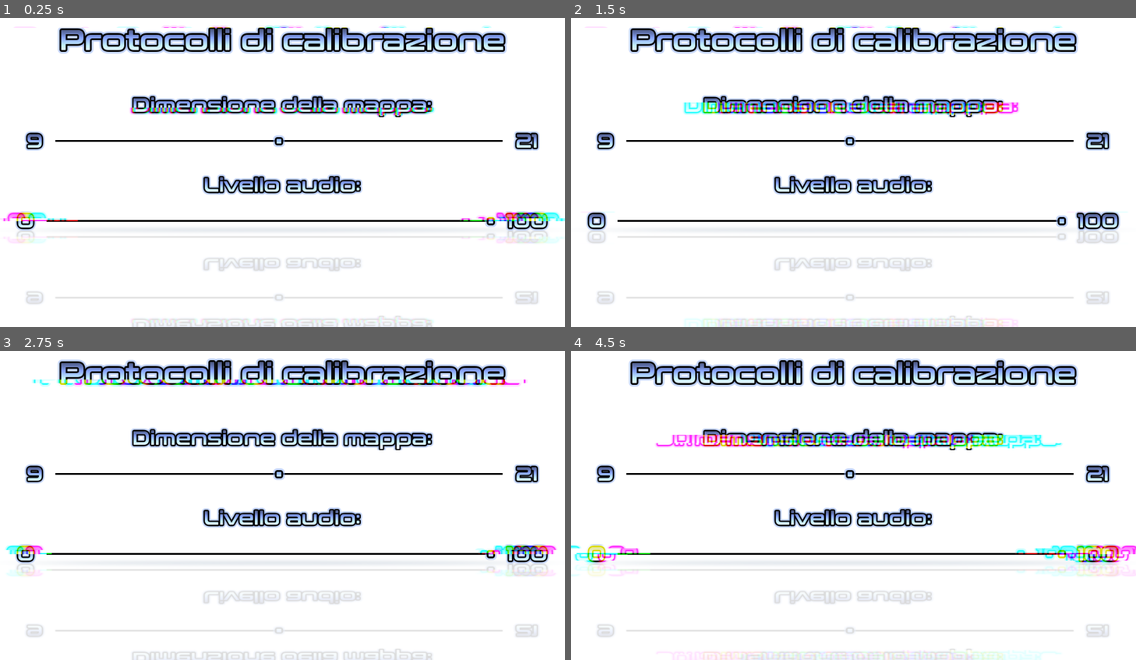
Above: before the commit, frames 1-4 (two rows, left to right).
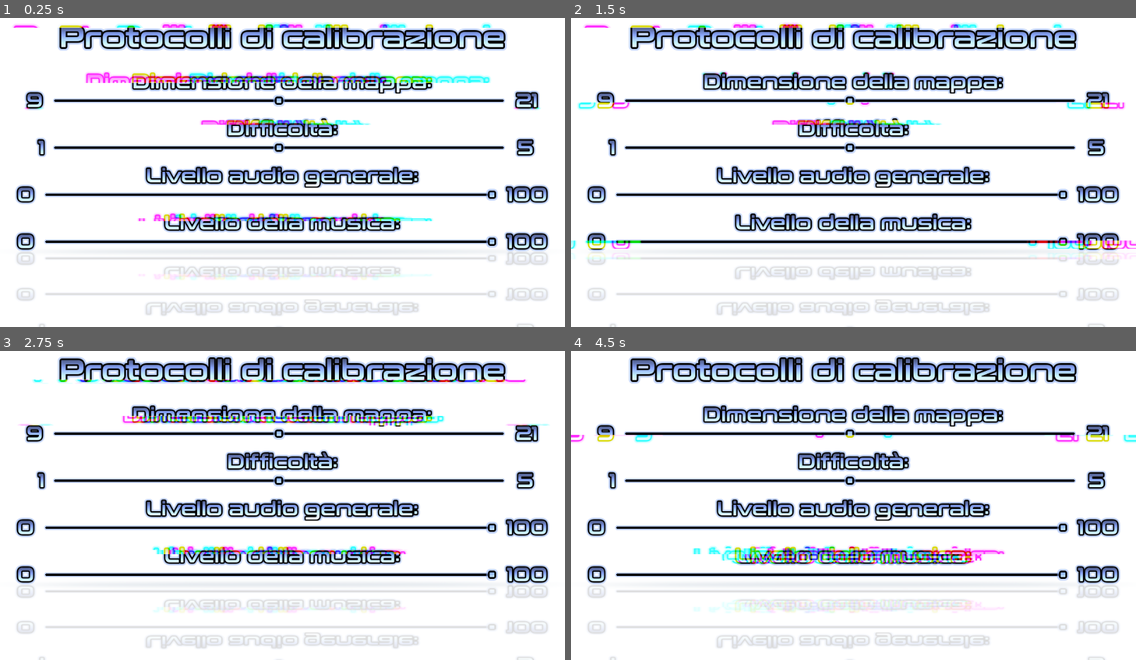
Above: after the commit, the same moments.

Repository: DomestiqueBaston/ERRORE_404_SPRINT_NON_TROVATO
Game: Godot game, scene res://SCENE_AND_SCRIPT/Settings.tscn
Same seed, same stepped clock (60 frames per second), same inputs: the game is played once before the commit and once after it. The project has no main scene, so this scene is started directly.
Inputs:
- Up to frame 1 (0.25 s): no input
- Up to frame 2 (1.5 s): hold Right (ui_right) 0.53-1.28 s; hold Down (ui_down) from 1.28 s (still down)
- Up to frame 3 (2.75 s): release Down (ui_down) at 2.03 s; hold Right (ui_right) from 2.03 s (still down)
- Up to frame 4 (4.5 s): release Right (ui_right) at 2.78 s; hold Up (ui_up) 2.78-3.53 s; hold Left (ui_left) from 3.53 s (still down)

The runs differ from the first frame. In frame 1, 31% of the frame differs, in the area x 0-100%, y 1-100%; in frame 2, 31%; in frame 3, 31%; in frame 4, 32%.

Commit message:
Adding some options in the Settings screen.

Diff:
--- a/SCENE_AND_SCRIPT/Settings.tscn
+++ b/SCENE_AND_SCRIPT/Settings.tscn
@@ -13,6 +13,9 @@
 [ext_resource type="AudioStream" uid="uid://byi0kx1t5j4ya" path="res://SOUND/FX/Crackling_Noise_I.ogg" id="10_0rcrj"]
 [ext_resource type="AudioStream" uid="uid://cktcpy2nxvdj8" path="res://SOUND/FX/Crackling_Noise_K.ogg" id="13_1skkq"]
 
+[sub_resource type="StyleBoxEmpty" id="StyleBoxEmpty_0iask"]
+content_margin_top = 2.0
+
 [sub_resource type="StyleBoxEmpty" id="StyleBoxEmpty_picqc"]
 
 [sub_resource type="ShaderMaterial" id="ShaderMaterial_mfq6d"]
@@ -188,10 +191,9 @@
 
 [node name="Large_Shadow" type="Sprite2D" parent="Impostazioni"]
 self_modulate = Color(0.6507289, 0.6507289, 0.6507289, 0.25)
-position = Vector2(480.00003, 375)
+position = Vector2(480.00003, 412)
 scale = Vector2(1.8, 0.1)
 texture = ExtResource("1_pepy6")
-metadata/_edit_lock_ = true
 
 [node name="Title" type="RichTextLabel" parent="Impostazioni"]
 layout_mode = 1
@@ -199,9 +201,9 @@
 anchor_left = 0.5
 anchor_right = 0.5
 offset_left = -480.0
-offset_top = 24.0
+offset_top = 19.0
 offset_right = 480.0
-offset_bottom = 83.0
+offset_bottom = 78.0
 grow_horizontal = 2
 theme_override_colors/default_color = Color(0.6784314, 0.6666667, 0.8627451, 1)
 theme_override_colors/font_shadow_color = Color(0.5529412, 0.6862745, 0.96862745, 0.49803922)
@@ -217,17 +219,16 @@
 scroll_active = false
 autowrap_mode = 0
 horizontal_alignment = 1
-metadata/_edit_lock_ = true
-
-[node name="Mappa" type="RichTextLabel" parent="Impostazioni"]
+
+[node name="Map" type="RichTextLabel" parent="Impostazioni"]
 layout_mode = 1
 anchors_preset = 5
 anchor_left = 0.5
 anchor_right = 0.5
 offset_left = -480.0
-offset_top = 144.0
+offset_top = 104.0
 offset_right = 480.0
-offset_bottom = 183.0
+offset_bottom = 143.0
 grow_horizontal = 2
 pivot_offset = Vector2(527, 222)
 theme_override_colors/default_color = Color(0.6784314, 0.6666667, 0.8627451, 1)
@@ -244,17 +245,16 @@
 scroll_active = false
 autowrap_mode = 0
 horizontal_alignment = 1
-metadata/_edit_lock_ = true
-
-[node name="9_21" type="RichTextLabel" parent="Impostazioni"]
+
+[node name="Map_9_21" type="RichTextLabel" parent="Impostazioni"]
 layout_mode = 1
 anchors_preset = 5
 anchor_left = 0.5
 anchor_right = 0.5
 offset_left = -480.0
-offset_top = 205.0
+offset_top = 136.0
 offset_right = 480.0
-offset_bottom = 244.0
+offset_bottom = 175.0
 grow_horizontal = 2
 pivot_offset = Vector2(527, 222)
 theme_override_colors/default_color = Color(0.6784314, 0.6666667, 0.8627451, 1)
@@ -271,17 +271,16 @@
 scroll_active = false
 autowrap_mode = 0
 horizontal_alignment = 1
-metadata/_edit_lock_ = true
-
-[node name="Audio" type="RichTextLabel" parent="Impostazioni"]
+
+[node name="Difficulty" type="RichTextLabel" parent="Impostazioni"]
 layout_mode = 1
 anchors_preset = 5
 anchor_left = 0.5
 anchor_right = 0.5
 offset_left = -480.0
-offset_top = 280.0
+offset_top = 182.0
 offset_right = 480.0
-offset_bottom = 319.0
+offset_bottom = 223.0
 grow_horizontal = 2
 pivot_offset = Vector2(527, 222)
 theme_override_colors/default_color = Color(0.6784314, 0.6666667, 0.8627451, 1)
@@ -292,23 +291,23 @@
 theme_override_constants/outline_size = 10
 theme_override_fonts/normal_font = ExtResource("2_shryd")
 theme_override_font_sizes/normal_font_size = 32
-bbcode_enabled = true
-text = "Livello audio:"
-fit_content = true
-scroll_active = false
-autowrap_mode = 0
-horizontal_alignment = 1
-metadata/_edit_lock_ = true
-
-[node name="0_100" type="RichTextLabel" parent="Impostazioni"]
+theme_override_styles/normal = SubResource("StyleBoxEmpty_0iask")
+bbcode_enabled = true
+text = "Difficoltà:"
+fit_content = true
+scroll_active = false
+autowrap_mode = 0
+horizontal_alignment = 1
+
+[node name="Difficulty_1_3" type="RichTextLabel" parent="Impostazioni"]
 layout_mode = 1
 anchors_preset = 5
 anchor_left = 0.5
 anchor_right = 0.5
 offset_left = -480.0
-offset_top = 341.0
+offset_top = 216.0
 offset_right = 480.0
-offset_bottom = 380.0
+offset_bottom = 255.0
 grow_horizontal = 2
 pivot_offset = Vector2(527, 222)
 theme_override_colors/default_color = Color(0.6784314, 0.6666667, 0.8627451, 1)
@@ -320,33 +319,54 @@
 theme_override_fonts/normal_font = ExtResource("2_shryd")
 theme_override_font_sizes/normal_font_size = 32
 bbcode_enabled = true
-text = "0                                                                         100"
-fit_content = true
-scroll_active = false
-autowrap_mode = 0
-horizontal_alignment = 1
-metadata/_edit_lock_ = true
+text = " 1                                                                         5"
+fit_content = true
+scroll_active = false
+autowrap_mode = 0
+horizontal_alignment = 1
 
 [node name="Line_Map" type="Line2D" parent="Impostazioni"]
-position = Vector2(94, 224)
+position = Vector2(94, 155)
 points = PackedVector2Array(0, 0, 760, 0)
-width = 3.0
+width = 8.0
+default_color = Color(0.7764706, 0.84313726, 0.9843137, 1)
+begin_cap_mode = 2
+end_cap_mode = 2
+antialiased = true
+
+[node name="Line_Black" type="Line2D" parent="Impostazioni/Line_Map"]
+points = PackedVector2Array(0, 0, 760, 0)
+width = 4.0
 default_color = Color(0, 0, 0, 1)
-metadata/_edit_lock_ = true
-
-[node name="Line_Audio" type="Line2D" parent="Impostazioni"]
-position = Vector2(79, 360)
+begin_cap_mode = 2
+end_cap_mode = 2
+antialiased = true
+metadata/_edit_lock_ = true
+
+[node name="Line_Difficulty" type="Line2D" parent="Impostazioni"]
+position = Vector2(94, 235)
 points = PackedVector2Array(0, 0, 760, 0)
-width = 3.0
+width = 8.0
+default_color = Color(0.7764706, 0.84313726, 0.9843137, 1)
+begin_cap_mode = 2
+end_cap_mode = 2
+antialiased = true
+
+[node name="Line_Black" type="Line2D" parent="Impostazioni/Line_Difficulty"]
+points = PackedVector2Array(0, 0, 760, 0)
+width = 4.0
 default_color = Color(0, 0, 0, 1)
+begin_cap_mode = 2
+end_cap_mode = 2
+antialiased = true
 metadata/_edit_lock_ = true
 
 [node name="HSlider_Map" type="HSlider" parent="Impostazioni"]
 layout_mode = 0
-offset_left = 89.0
-offset_top = 211.0
-offset_right = 859.0
-offset_bottom = 238.0
+offset_left = 87.0
+offset_top = 142.0
+offset_right = 861.0
+offset_bottom = 169.0
 theme_override_icons/grabber = ExtResource("2_07jpc")
 theme_override_icons/grabber_highlight = ExtResource("4_2k1s1")
 theme_override_icons/grabber_disabled = ExtResource("2_07jpc")
@@ -355,20 +375,180 @@
 max_value = 21.0
 step = 2.0
 value = 15.0
+
+[node name="HSlider_Difficulty" type="HSlider" parent="Impostazioni"]
+layout_mode = 0
+offset_left = 87.0
+offset_top = 222.0
+offset_right = 861.0
+offset_bottom = 249.0
+theme_override_icons/grabber = ExtResource("2_07jpc")
+theme_override_icons/grabber_highlight = ExtResource("4_2k1s1")
+theme_override_icons/grabber_disabled = ExtResource("2_07jpc")
+theme_override_styles/slider = SubResource("StyleBoxEmpty_picqc")
+min_value = 1.0
+max_value = 5.0
+value = 3.0
+
+[node name="Audio" type="RichTextLabel" parent="Impostazioni"]
+layout_mode = 1
+anchors_preset = 5
+anchor_left = 0.5
+anchor_right = 0.5
+offset_left = -480.0
+offset_top = 264.0
+offset_right = 480.0
+offset_bottom = 303.0
+grow_horizontal = 2
+pivot_offset = Vector2(527, 222)
+theme_override_colors/default_color = Color(0.6784314, 0.6666667, 0.8627451, 1)
+theme_override_colors/font_shadow_color = Color(0.5529412, 0.6862745, 0.96862745, 0.49803922)
+theme_override_constants/shadow_outline_size = 20
+theme_override_constants/shadow_offset_x = 0
+theme_override_constants/shadow_offset_y = 0
+theme_override_constants/outline_size = 10
+theme_override_fonts/normal_font = ExtResource("2_shryd")
+theme_override_font_sizes/normal_font_size = 32
+bbcode_enabled = true
+text = "Livello audio generale:"
+fit_content = true
+scroll_active = false
+autowrap_mode = 0
+horizontal_alignment = 1
+
+[node name="Audio_0_100" type="RichTextLabel" parent="Impostazioni"]
+layout_mode = 1
+anchors_preset = 5
+anchor_left = 0.5
+anchor_right = 0.5
+offset_left = -480.0
+offset_top = 296.0
+offset_right = 480.0
+offset_bottom = 335.0
+grow_horizontal = 2
+pivot_offset = Vector2(527, 222)
+theme_override_colors/default_color = Color(0.6784314, 0.6666667, 0.8627451, 1)
+theme_override_colors/font_shadow_color = Color(0.5529412, 0.6862745, 0.96862745, 0.49803922)
+theme_override_constants/shadow_outline_size = 20
+theme_override_constants/shadow_offset_x = 0
+theme_override_constants/shadow_offset_y = 0
+theme_override_constants/outline_size = 10
+theme_override_fonts/normal_font = ExtResource("2_shryd")
+theme_override_font_sizes/normal_font_size = 32
+bbcode_enabled = true
+text = "0                                                                         100"
+fit_content = true
+scroll_active = false
+autowrap_mode = 0
+horizontal_alignment = 1
+
+[node name="Music" type="RichTextLabel" parent="Impostazioni"]
+layout_mode = 1
+anchors_preset = 5
+anchor_left = 0.5
+anchor_right = 0.5
+offset_left = -480.0
+offset_top = 344.0
+offset_right = 480.0
+offset_bottom = 383.0
+grow_horizontal = 2
+pivot_offset = Vector2(527, 222)
+theme_override_colors/default_color = Color(0.6784314, 0.6666667, 0.8627451, 1)
+theme_override_colors/font_shadow_color = Color(0.5529412, 0.6862745, 0.96862745, 0.49803922)
+theme_override_constants/shadow_outline_size = 20
+theme_override_constants/shadow_offset_x = 0
+theme_override_constants/shadow_offset_y = 0
+theme_override_constants/outline_size = 10
+theme_override_fonts/normal_font = ExtResource("2_shryd")
+theme_override_font_sizes/normal_font_size = 32
+bbcode_enabled = true
+text = "Livello della musica:"
+fit_content = true
+scroll_active = false
+autowrap_mode = 0
+horizontal_alignment = 1
+
+[node name="Music_0_100" type="RichTextLabel" parent="Impostazioni"]
+layout_mode = 1
+anchors_preset = 5
+anchor_left = 0.5
+anchor_right = 0.5
+offset_left = -480.0
+offset_top = 376.0
+offset_right = 480.0
+offset_bottom = 415.0
+grow_horizontal = 2
+pivot_offset = Vector2(527, 222)
+theme_override_colors/default_color = Color(0.6784314, 0.6666667, 0.8627451, 1)
+theme_override_colors/font_shadow_color = Color(0.5529412, 0.6862745, 0.96862745, 0.49803922)
+theme_override_constants/shadow_outline_size = 20
+theme_override_constants/shadow_offset_x = 0
+theme_override_constants/shadow_offset_y = 0
+theme_override_constants/outline_size = 10
+theme_override_fonts/normal_font = ExtResource("2_shryd")
+theme_override_font_sizes/normal_font_size = 32
+bbcode_enabled = true
+text = "0                                                                         100"
+fit_content = true
+scroll_active = false
+autowrap_mode = 0
+horizontal_alignment = 1
+
+[node name="Line_Audio" type="Line2D" parent="Impostazioni"]
+position = Vector2(79, 315)
+points = PackedVector2Array(0, 0, 760, 0)
+width = 8.0
+default_color = Color(0.7764706, 0.84313726, 0.9843137, 1)
+begin_cap_mode = 2
+end_cap_mode = 2
+
+[node name="Line_Black" type="Line2D" parent="Impostazioni/Line_Audio"]
+points = PackedVector2Array(0, 0, 760, 0)
+width = 4.0
+default_color = Color(0, 0, 0, 1)
+begin_cap_mode = 2
+end_cap_mode = 2
+metadata/_edit_lock_ = true
+
+[node name="Line_Music" type="Line2D" parent="Impostazioni"]
+position = Vector2(79, 395)
+points = PackedVector2Array(0, 0, 760, 0)
+width = 8.0
+default_color = Color(0.7764706, 0.84313726, 0.9843137, 1)
+begin_cap_mode = 2
+end_cap_mode = 2
+
+[node name="Line_Black" type="Line2D" parent="Impostazioni/Line_Music"]
+points = PackedVector2Array(0, 0, 760, 0)
+width = 4.0
+default_color = Color(0, 0, 0, 1)
+begin_cap_mode = 2
+end_cap_mode = 2
 metadata/_edit_lock_ = true
 
 [node name="HSlider_Audio" type="HSlider" parent="Impostazioni"]
 layout_mode = 0
-offset_left = 74.0
-offset_top = 347.0
-offset_right = 844.0
-offset_bottom = 374.0
+offset_left = 72.0
+offset_top = 302.0
+offset_right = 846.0
+offset_bottom = 329.0
 theme_override_icons/grabber = ExtResource("2_07jpc")
 theme_override_icons/grabber_highlight = ExtResource("4_2k1s1")
 theme_override_icons/grabber_disabled = ExtResource("2_07jpc")
 theme_override_styles/slider = SubResource("StyleBoxEmpty_picqc")
 value = 100.0
-metadata/_edit_lock_ = true
+
+[node name="HSlider_Music" type="HSlider" parent="Impostazioni"]
+layout_mode = 0
+offset_left = 72.0
+offset_top = 382.0
+offset_right = 846.0
+offset_bottom = 409.0
+theme_override_icons/grabber = ExtResource("2_07jpc")
+theme_override_icons/grabber_highlight = ExtResource("4_2k1s1")
+theme_override_icons/grabber_disabled = ExtResource("2_07jpc")
+theme_override_styles/slider = SubResource("StyleBoxEmpty_picqc")
+value = 100.0
 
 [node name="Masks" type="Control" parent="Impostazioni"]
 anchors_preset = 0
@@ -383,10 +563,10 @@
 anchors_preset = 5
 anchor_left = 0.5
 anchor_right = 0.5
-offset_left = -198.5
-offset_top = 24.0
-offset_right = 196.5
-offset_bottom = 83.0
+offset_left = -379.5
+offset_top = 19.0
+offset_right = 377.5
+offset_bottom = 78.0
 grow_horizontal = 2
 mouse_filter = 2
 theme_override_colors/default_color = Color(0.6784314, 0.6666667, 0.8627451, 1)
@@ -398,7 +578,6 @@
 scroll_active = false
 autowrap_mode = 0
 horizontal_alignment = 1
-metadata/_edit_lock_ = true
 
 [node name="Settings_Gradients" type="TextureRect" parent="Impostazioni/Masks/Title"]
 self_modulate = Color(0.9693625, 1.2154553, 1.8922116, 0.8627451)
@@ -411,16 +590,16 @@
 texture = ExtResource("3_picqc")
 metadata/_edit_lock_ = true
 
-[node name="Mappa" type="RichTextLabel" parent="Impostazioni/Masks"]
+[node name="Map" type="RichTextLabel" parent="Impostazioni/Masks"]
 clip_children = 2
 layout_mode = 1
 anchors_preset = 5
 anchor_left = 0.5
 anchor_right = 0.5
 offset_left = -376.0
-offset_top = 144.0
+offset_top = 104.0
 offset_right = 376.0
-offset_bottom = 183.0
+offset_bottom = 143.0
 grow_horizontal = 2
 pivot_offset = Vector2(527, 222)
 mouse_filter = 2
@@ -433,9 +612,8 @@
 scroll_active = false
 autowrap_mode = 0
 horizontal_alignment = 1
-metadata/_edit_lock_ = true
-
-[node name="Settings_Gradients" type="TextureRect" parent="Impostazioni/Masks/Mappa"]
+
+[node name="Settings_Gradients" type="TextureRect" parent="Impostazioni/Masks/Map"]
 self_modulate = Color(0.9693625, 1.2154553, 1.8922116, 0.8627451)
 layout_mode = 0
 offset_left = -104.0
@@ -446,16 +624,16 @@
 texture = ExtResource("3_picqc")
 metadata/_edit_lock_ = true
 
-[node name="9_21" type="RichTextLabel" parent="Impostazioni/Masks"]
+[node name="Map_0_100" type="RichTextLabel" parent="Impostazioni/Masks"]
 clip_children = 2
 layout_mode = 1
 anchors_preset = 5
 anchor_left = 0.5
 anchor_right = 0.5
 offset_left = -435.5
-offset_top = 205.0
+offset_top = 136.0
 offset_right = 433.5
-offset_bottom = 244.0
+offset_bottom = 175.0
 grow_horizontal = 2
 pivot_offset = Vector2(527, 222)
 mouse_filter = 2
@@ -468,9 +646,8 @@
 scroll_active = false
 autowrap_mode = 0
 horizontal_alignment = 1
-metadata/_edit_lock_ = true
-
-[node name="Settings_Gradients" type="TextureRect" parent="Impostazioni/Masks/9_21"]
+
+[node name="Settings_Gradients" type="TextureRect" parent="Impostazioni/Masks/Map_0_100"]
 self_modulate = Color(0.9693625, 1.2154553, 1.8922116, 0.8627451)
 layout_mode = 0
 offset_left = -44.5
@@ -481,31 +658,30 @@
 texture = ExtResource("3_picqc")
 metadata/_edit_lock_ = true
 
-[node name="Audio" type="RichTextLabel" parent="Impostazioni/Masks"]
+[node name="Difficulty" type="RichTextLabel" parent="Impostazioni/Masks"]
 clip_children = 2
 layout_mode = 1
 anchors_preset = 5
 anchor_left = 0.5
 anchor_right = 0.5
 offset_left = -376.0
-offset_top = 280.0
+offset_top = 184.0
 offset_right = 376.0
-offset_bottom = 319.0
-grow_horizontal = 2
-pivot_offset = Vector2(527, 222)
-mouse_filter = 2
-theme_override_colors/default_color = Color(0.6784314, 0.6666667, 0.8627451, 1)
-theme_override_fonts/normal_font = ExtResource("2_shryd")
-theme_override_font_sizes/normal_font_size = 32
-bbcode_enabled = true
-text = "Livello audio:"
-fit_content = true
-scroll_active = false
-autowrap_mode = 0
-horizontal_alignment = 1
-metadata/_edit_lock_ = true
-
-[node name="Settings_Gradients" type="TextureRect" parent="Impostazioni/Masks/Audio"]
+offset_bottom = 223.0
+grow_horizontal = 2
+pivot_offset = Vector2(527, 222)
+mouse_filter = 2
+theme_override_colors/default_color = Color(0.6784314, 0.6666667, 0.8627451, 1)
+theme_override_fonts/normal_font = ExtResource("2_shryd")
+theme_override_font_sizes/normal_font_size = 32
+bbcode_enabled = true
+text = "Difficoltà:"
+fit_content = true
+scroll_active = false
+autowrap_mode = 0
+horizontal_alignment = 1
+
+[node name="Settings_Gradients" type="TextureRect" parent="Impostazioni/Masks/Difficulty"]
 self_modulate = Color(0.9693625, 1.2154553, 1.8922116, 0.8627451)
 layout_mode = 0
 offset_left = -104.0
@@ -516,31 +692,30 @@
 texture = ExtResource("3_picqc")
 metadata/_edit_lock_ = true
 
-[node name="0_100" type="RichTextLabel" parent="Impostazioni/Masks"]
+[node name="Difficulty_1_5" type="RichTextLabel" parent="Impostazioni/Masks"]
 clip_children = 2
 layout_mode = 1
 anchors_preset = 5
 anchor_left = 0.5
 anchor_right = 0.5
-offset_left = -451.5
-offset_top = 341.0
-offset_right = 449.5
-offset_bottom = 380.0
-grow_horizontal = 2
-pivot_offset = Vector2(527, 222)
-mouse_filter = 2
-theme_override_colors/default_color = Color(0.6784314, 0.6666667, 0.8627451, 1)
-theme_override_fonts/normal_font = ExtResource("2_shryd")
-theme_override_font_sizes/normal_font_size = 32
-bbcode_enabled = true
-text = "0                                                                         100"
-fit_content = true
-scroll_active = false
-autowrap_mode = 0
-horizontal_alignment = 1
-metadata/_edit_lock_ = true
-
-[node name="Settings_Gradients" type="TextureRect" parent="Impostazioni/Masks/0_100"]
+offset_left = -480.0
+offset_top = 216.0
+offset_right = 480.0
+offset_bottom = 255.0
+grow_horizontal = 2
+pivot_offset = Vector2(527, 222)
+mouse_filter = 2
+theme_override_colors/default_color = Color(0.6784314, 0.6666667, 0.8627451, 1)
+theme_override_fonts/normal_font = ExtResource("2_shryd")
+theme_override_font_sizes/normal_font_size = 32
+bbcode_enabled = true
+text = " 1                                                                         5"
+fit_content = true
+scroll_active = false
+autowrap_mode = 0
+horizontal_alignment = 1
+
+[node name="Settings_Gradients" type="TextureRect" parent="Impostazioni/Masks/Difficulty_1_5"]
 self_modulate = Color(0.9693625, 1.2154553, 1.8922116, 0.8627451)
 layout_mode = 0
 offset_left = -30.5
@@ -551,8 +726,143 @@
 texture = ExtResource("3_picqc")
 metadata/_edit_lock_ = true
 
+[node name="Audio" type="RichTextLabel" parent="Impostazioni/Masks"]
+clip_children = 2
+layout_mode = 1
+anchors_preset = 5
+anchor_left = 0.5
+anchor_right = 0.5
+offset_left = -376.0
+offset_top = 264.0
+offset_right = 376.0
+offset_bottom = 303.0
+grow_horizontal = 2
+pivot_offset = Vector2(527, 222)
+mouse_filter = 2
+theme_override_colors/default_color = Color(0.6784314, 0.6666667, 0.8627451, 1)
+theme_override_fonts/normal_font = ExtResource("2_shryd")
+theme_override_font_sizes/normal_font_size = 32
+bbcode_enabled = true
+text = "Livello audio generale:"
+fit_content = true
+scroll_active = false
+autowrap_mode = 0
+horizontal_alignment = 1
+
+[node name="Settings_Gradients" type="TextureRect" parent="Impostazioni/Masks/Audio"]
+self_modulate = Color(0.9693625, 1.2154553, 1.8922116, 0.8627451)
+layout_mode = 0
+offset_left = -104.0
+offset_top = -144.0
+offset_right = 856.0
+offset_bottom = 396.0
+mouse_filter = 2
+texture = ExtResource("3_picqc")
+metadata/_edit_lock_ = true
+
+[node name="Audio_0_100" type="RichTextLabel" parent="Impostazioni/Masks"]
+clip_children = 2
+layout_mode = 1
+anchors_preset = 5
+anchor_left = 0.5
+anchor_right = 0.5
+offset_left = -435.5
+offset_top = 296.0
+offset_right = 433.5
+offset_bottom = 335.0
+grow_horizontal = 2
+pivot_offset = Vector2(527, 222)
+mouse_filter = 2
+theme_override_colors/default_color = Color(0.6784314, 0.6666667, 0.8627451, 1)
+theme_override_fonts/normal_font = ExtResource("2_shryd")
+theme_override_font_sizes/normal_font_size = 32
+bbcode_enabled = true
+text = "0                                                                         100"
+fit_content = true
+scroll_active = false
+autowrap_mode = 0
+horizontal_alignment = 1
+
+[node name="Settings_Gradients" type="TextureRect" parent="Impostazioni/Masks/Audio_0_100"]
+self_modulate = Color(0.9693625, 1.2154553, 1.8922116, 0.8627451)
+layout_mode = 0
+offset_left = -44.5
+offset_top = -205.0
+offset_right = -44.5
+offset_bottom = -205.0
+mouse_filter = 2
+texture = ExtResource("3_picqc")
+metadata/_edit_lock_ = true
+
+[node name="Music" type="RichTextLabel" parent="Impostazioni/Masks"]
+clip_children = 2
+layout_mode = 1
+anchors_preset = 5
+anchor_left = 0.5
+anchor_right = 0.5
+offset_left = -376.0
+offset_top = 344.0
+offset_right = 376.0
+offset_bottom = 383.0
+grow_horizontal = 2
+pivot_offset = Vector2(527, 222)
+mouse_filter = 2
+theme_override_colors/default_color = Color(0.6784314, 0.6666667, 0.8627451, 1)
+theme_override_fonts/normal_font = ExtResource("2_shryd")
+theme_override_font_sizes/normal_font_size = 32
+bbcode_enabled = true
+text = "Livello della musica:"
+fit_content = true
+scroll_active = false
+autowrap_mode = 0
+horizontal_alignment = 1
+
+[node name="Settings_Gradients" type="TextureRect" parent="Impostazioni/Masks/Music"]
+self_modulate = Color(0.9693625, 1.2154553, 1.8922116, 0.8627451)
+layout_mode = 0
+offset_left = -104.0
+offset_top = -280.0
+offset_right = -104.0
+offset_bottom = -280.0
+mouse_filter = 2
+texture = ExtResource("3_picqc")
+metadata/_edit_lock_ = true
+
+[node name="Music_0_100" type="RichTextLabel" parent="Impostazioni/Masks"]
+clip_children = 2
+layout_mode = 1
+anchors_preset = 5
+anchor_left = 0.5
+anchor_right = 0.5
+offset_left = -451.5
+offset_top = 376.0
+offset_right = 449.5
+offset_bottom = 415.0
+grow_horizontal = 2
+pivot_offset = Vector2(527, 222)
+mouse_filter = 2
+theme_override_colors/default_color = Color(0.6784314, 0.6666667, 0.8627451, 1)
+theme_override_fonts/normal_font = ExtResource("2_shryd")
+theme_override_font_sizes/normal_font_size = 32
+bbcode_enabled = true
+text = "0                                                                         100"
+fit_content = true
+scroll_active = false
+autowrap_mode = 0
+horizontal_alignment = 1
+
+[node name="Settings_Gradients" type="TextureRect" parent="Impostazioni/Masks/Music_0_100"]
+self_modulate = Color(0.9693625, 1.2154553, 1.8922116, 0.8627451)
+layout_mode = 0
+offset_left = -30.5
+offset_top = -341.0
+offset_right = -30.5
+offset_bottom = -341.0
+mouse_filter = 2
+texture = ExtResource("3_picqc")
+metadata/_edit_lock_ = true
+
 [node name="Glitches" type="Control" parent="."]
-visible = false
 layout_mode = 3
 anchors_preset = 0
 offset_right = 960.0
@@ -565,7 +875,7 @@
 material = SubResource("ShaderMaterial_mfq6d")
 layout_mode = 0
 offset_right = 960.0
-offset_bottom = 540.0
+offset_bottom = 411.0
 mouse_filter = 2
 metadata/_edit_lock_ = true
 
@@ -586,7 +896,8 @@
 
 [node name="Reflection" type="ColorRect" parent="BackBufferCopy_Reflection"]
 material = SubResource("ShaderMaterial_pepy6")
-offset_top = 375.0
+offset_top = 411.0
 offset_right = 960.0
-offset_bottom = 915.0
+offset_bottom = 951.0
 mouse_filter = 1
+metadata/_edit_lock_ = true
Not shown: 1 places in SCENE_AND_SCRIPT/Settings.tscn that only renumber resources
Not shown, changed: NOTES/Notes pour un Runner bugué_v04.md
Not shown, changed: NOTES/Notes pour un Runner bugué_v04.odt
